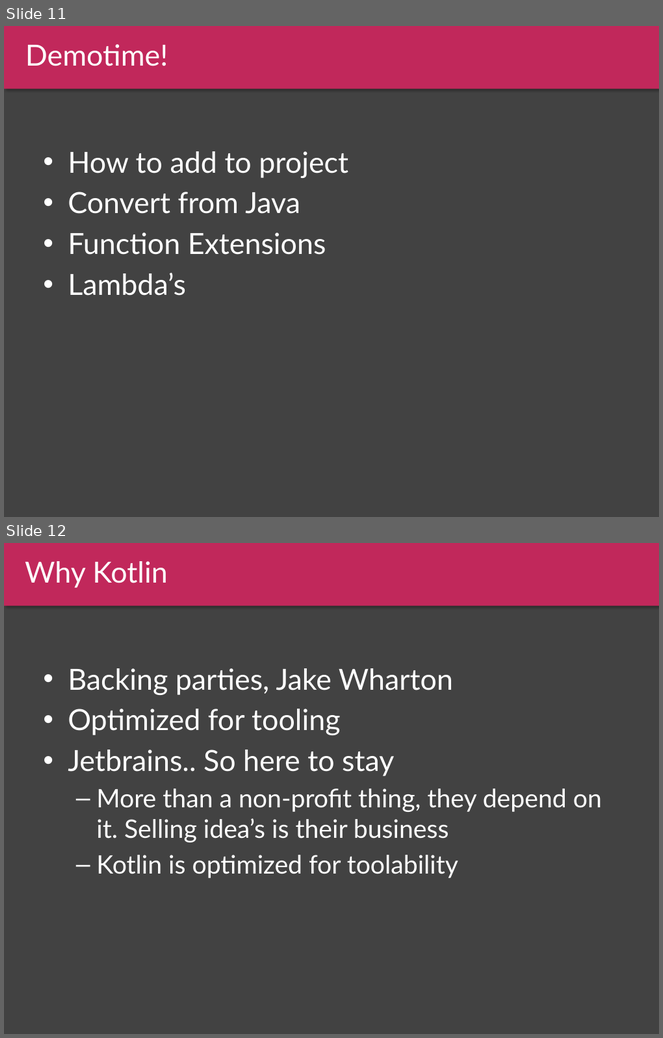
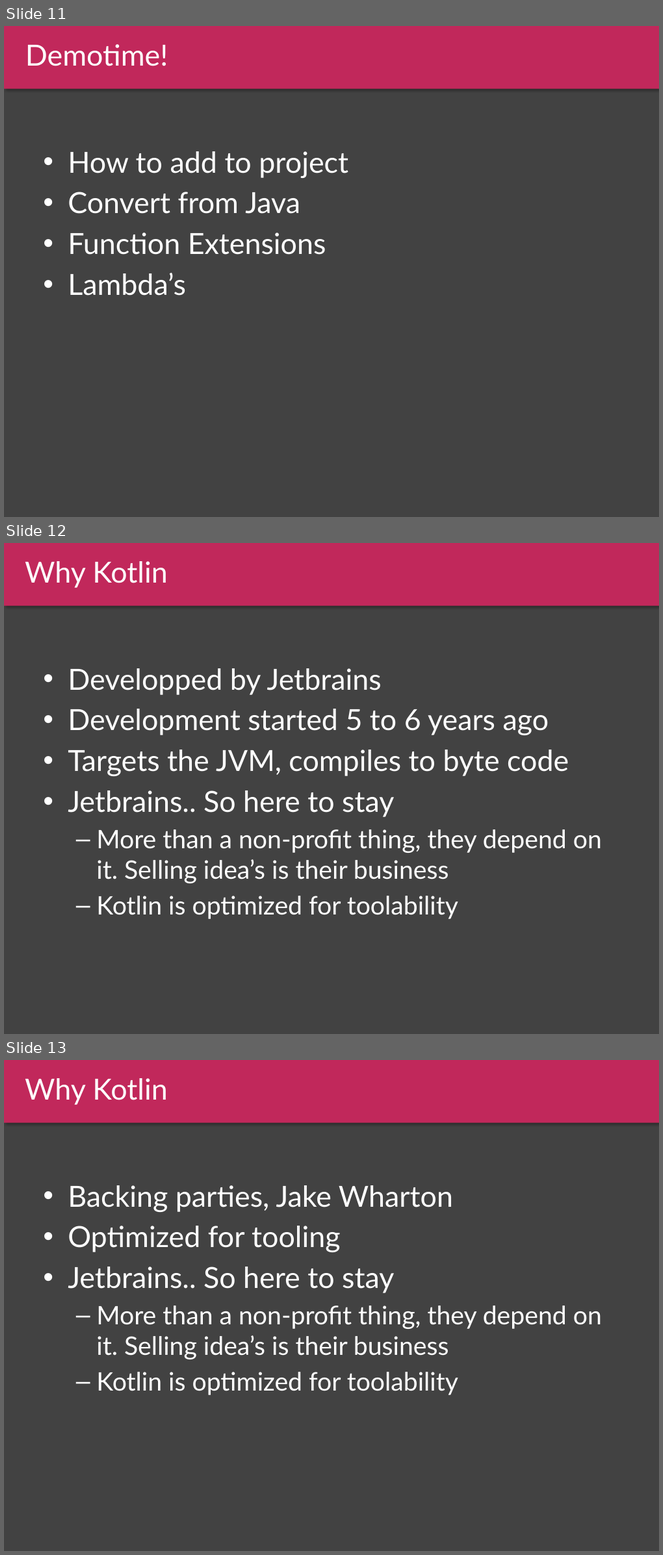
Before and after one commit to Endran/KotlinExample, a slide deck: Kotlin.pptx. Shown one above the other, each under a label of ours: slides 11 and 12 before the commit, slides 11, 12 and 13 after it. The pictures are 663x1038 and 663x1555 pixels, drawn with LibreOffice and Linux fonts; fonts in the diff are those of the drawing. Boxes give left, top, right and bottom in pixels: in the first picture for what was removed or moved away, otherwise in the second. Text is boxed around its words. In the diff, an @@ line names an element or a change of style, - is before the commit and + after.

```diff
--- a/Kotlin.pptx
+++ b/Kotlin.pptx
@@ slide 12 added at [4,543,659,1034], background #424242 @@
@@ rectangle added at [4,543,659,606], fill #C1285B, 32 pt, text #FFFFFF @@
+Why Kotlin
@@ text added at [68,668,602,919], 32 pt, text #FFFFFF @@
+• Developped by Jetbrains
+• Development started 5 to 6 years ago
+• Targets the JVM, compiles to byte code
+• Jetbrains.. So here to stay
+  – More than a non-profit thing, they depend on it. Selling idea’s is their business
+  – Kotlin is optimized for toolability
@@ what was slide 12 is now slide 13 @@
```
Also in this commit, not shown: 1 slide changed.
